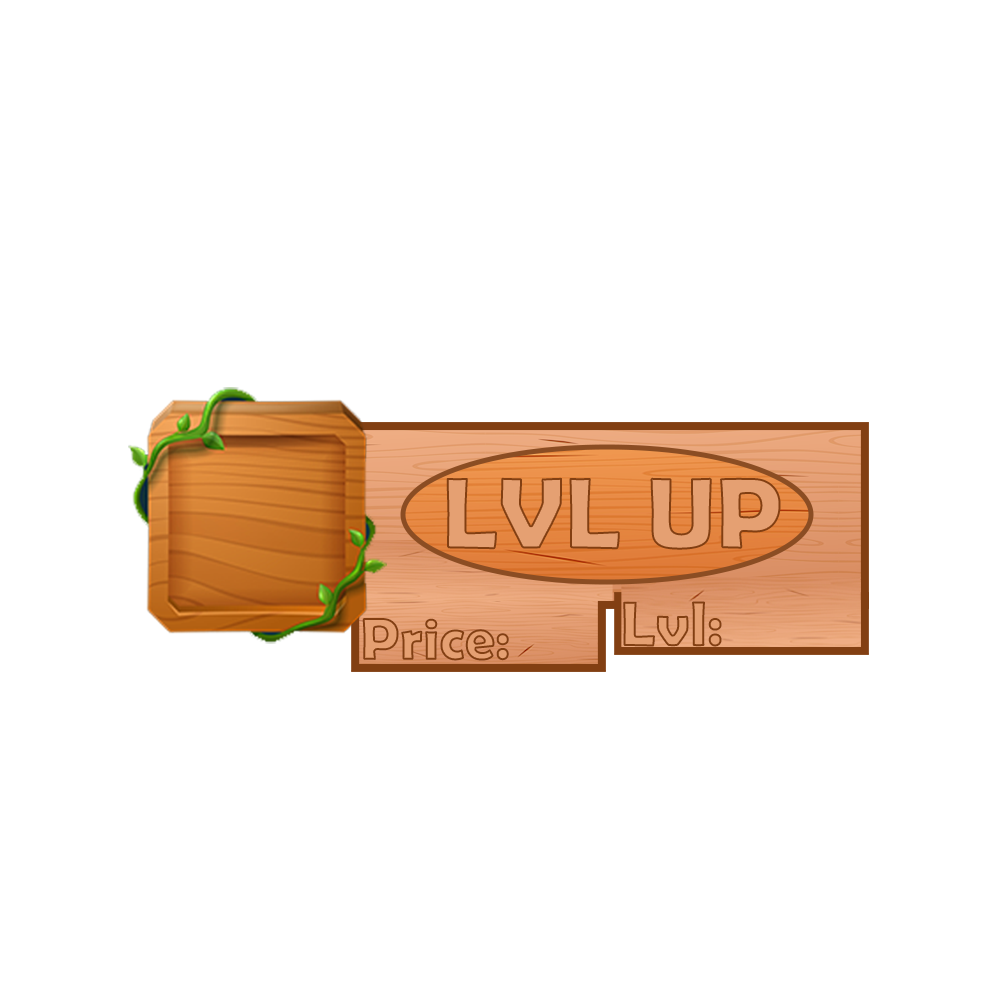
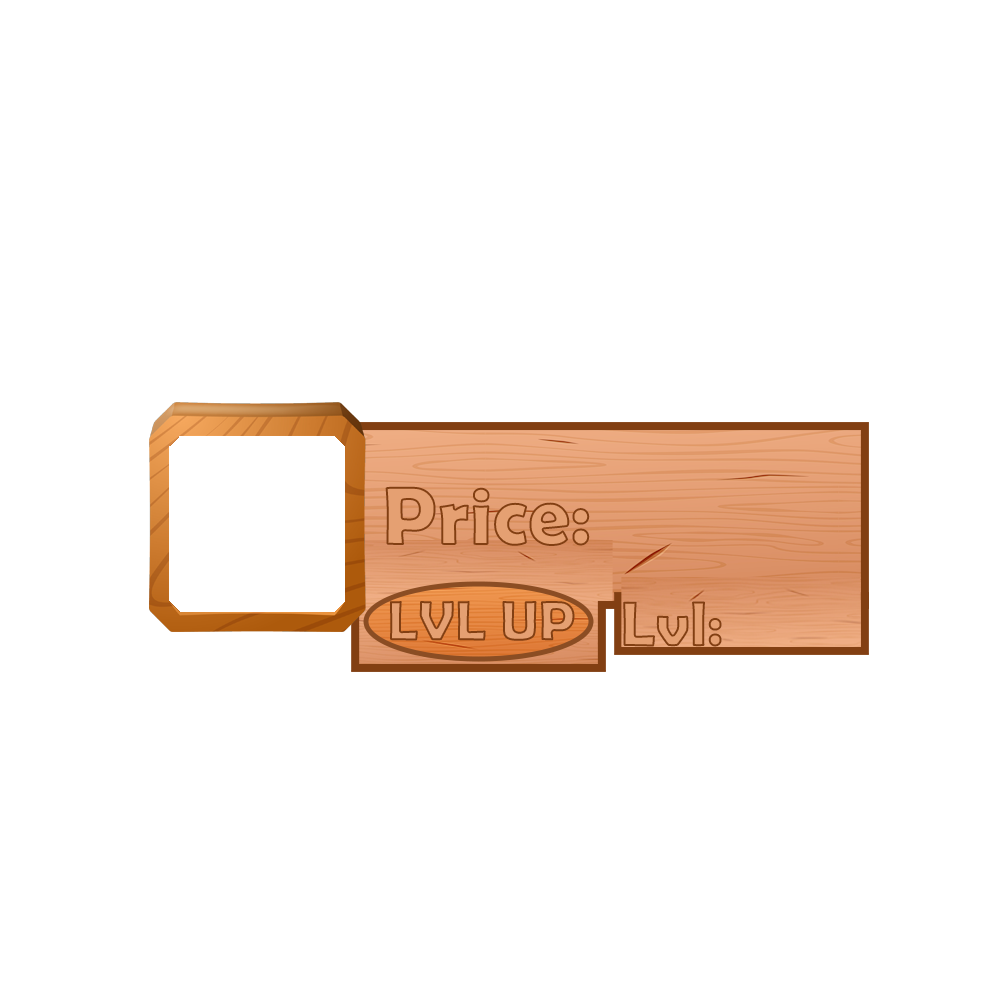
Layered file, before and after one edit (w=1000, h=1000). Changes by layer:
painted on "LVL UP" over [390, 477, 781, 641]
moved "Image 6654537" above "Calque 1" over [286, 436, 814, 662]
painted on "6654537" (1st of 6, in "Image 6654537") over [286, 436, 814, 662]
renamed "32491225_2208_w032_n002_596b_p15_596" to "Calque 1", painted on it over [128, 387, 387, 644]
painted on "Price:" over [362, 486, 590, 661]
painted on "6654537" (3rd of 6) over [339, 540, 346, 601]
painted on "6654537" (6th of 6) over [163, 422, 346, 609]
